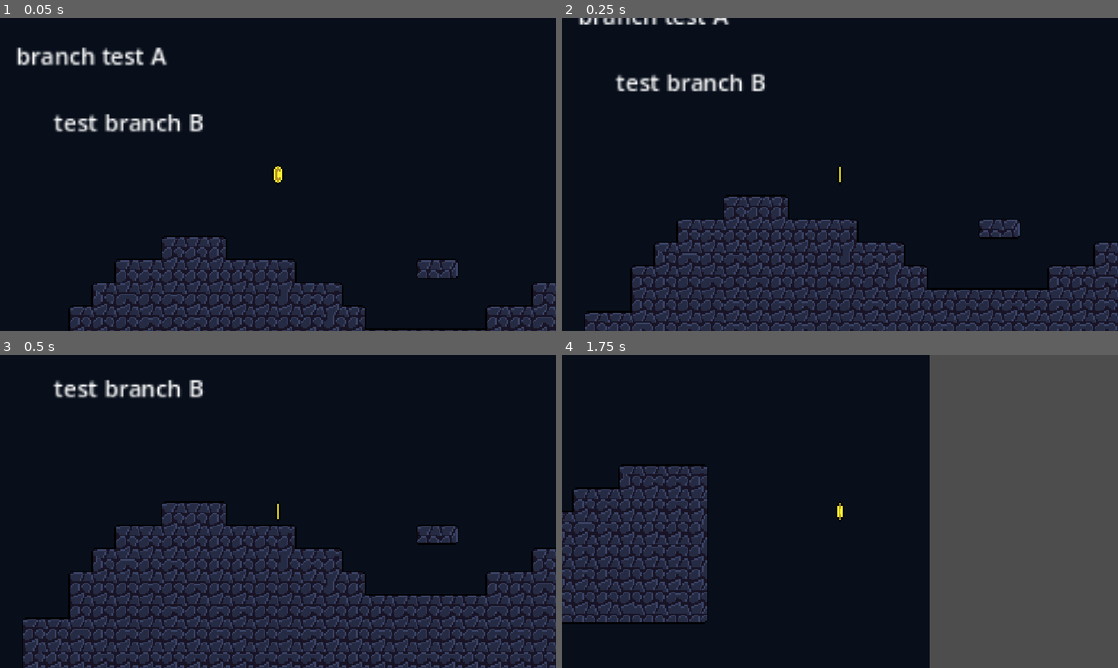
Above: before the commit, frames 1-4 (two rows, left to right).
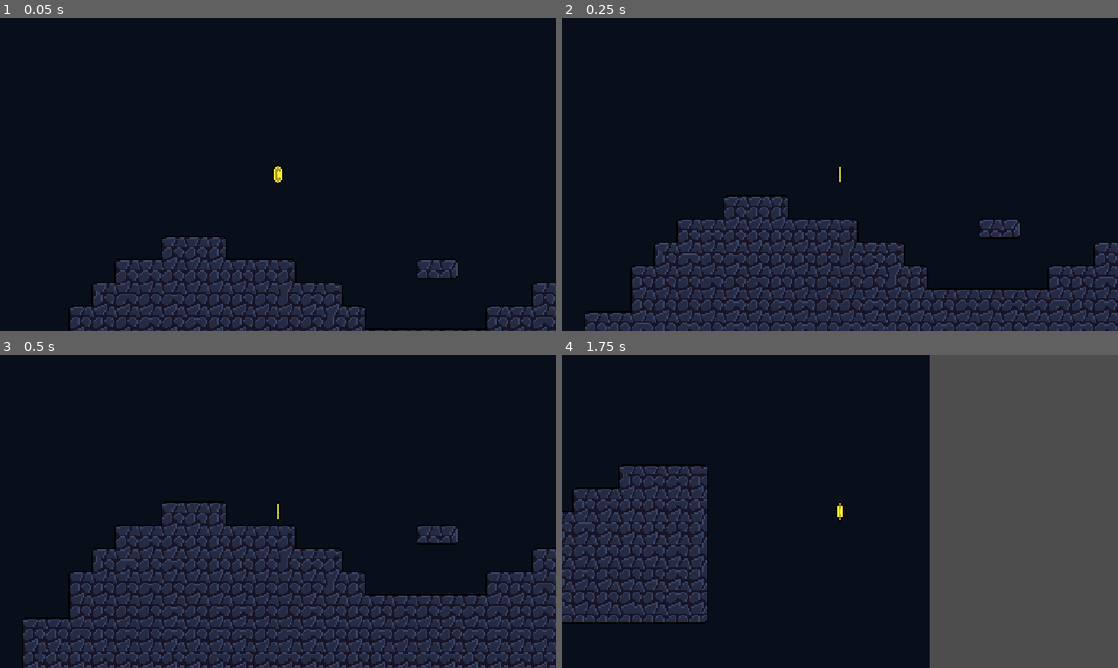
Above: after the commit, the same moments.

Repository: avic-acid/cute-autoscroller
Game: Godot game, scene res://main.tscn
The game is run twice, just before and just after one commit, with the same random seed, the same clock (stepped at 60 frames per second) and the same inputs.
Inputs:
- Up to frame 1 (0.05 s): no input
- Up to frame 2 (0.25 s): no input
- Up to frame 3 (0.5 s): no input
- Up to frame 4 (1.75 s): tap Enter (ui_accept) at 0.5, 0.77, 1.52 s; hold Right (ui_right) from 0.53 s (still down)

The runs differ from the first frame. In frame 1, 1.9% of the frame differs, in the area x 3-37%, y 9-37%; in frame 2, 1.4%; in frame 3, 0.9%; in frame 4, nothing differs.

Commit message:
deleted examples from master

Diff:
--- a/main.tscn
+++ b/main.tscn
@@ -881,17 +881,3 @@
 scale = Vector2(5.9557753, 3.9384964)
 texture = ExtResource("4_1bvp3")
 expand_mode = 1
-
-[node name="Label" type="Label" parent="." unique_id=1239772522]
-offset_left = -41.0
-offset_top = -137.0
-offset_right = -1.0
-offset_bottom = -114.0
-text = "test branch B"
-
-[node name="Label2" type="Label" parent="." unique_id=1756554021]
-offset_left = -67.0
-offset_top = -183.0
-offset_right = 37.0
-offset_bottom = -160.0
-text = "branch test A"
